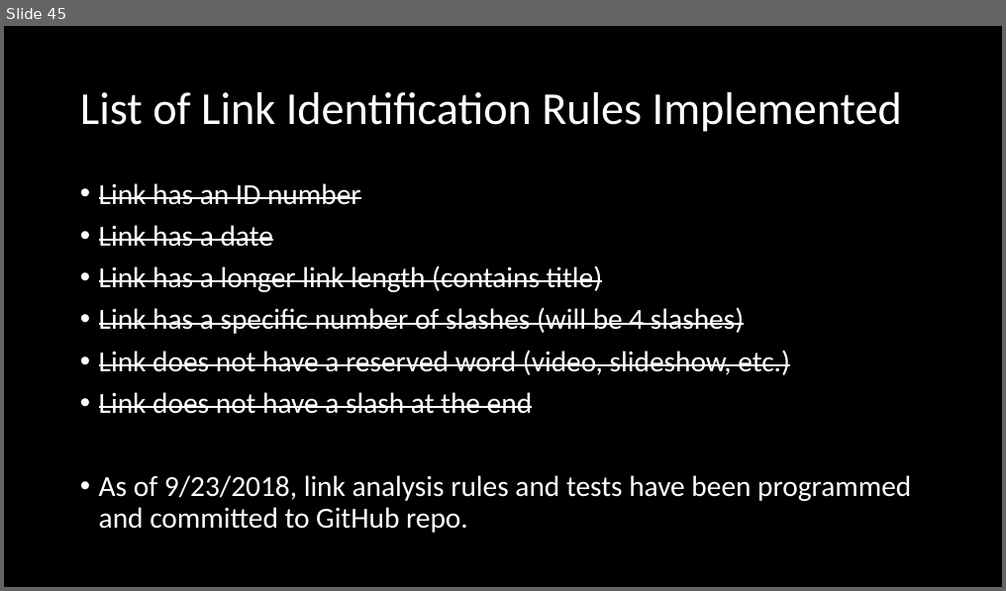
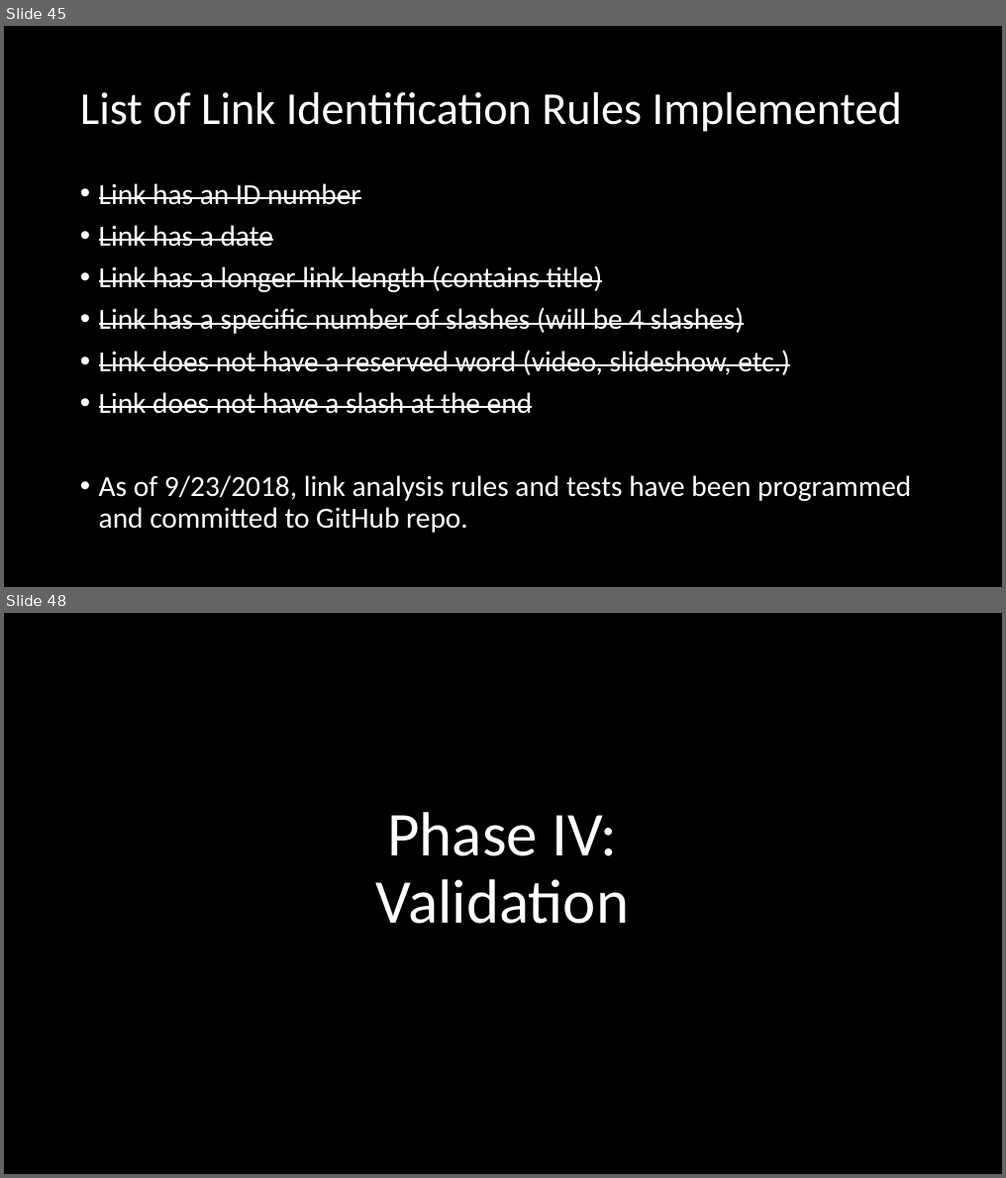
Before and after one commit to nickarummel/CSC499-Rummel-Research, a slide deck: NRummel_PTD.pptx. Shown one above the other, each under a label of ours: slide 45 before the commit, slides 45 and 48 after it; the slides between them are not shown. The pictures are 1006x591 and 1006x1178 pixels, drawn with LibreOffice and Linux fonts; fonts in the diff are those of the drawing. Boxes give left, top, right and bottom in pixels: in the first picture for what was removed or moved away, otherwise in the second. Text is boxed around its words. In the diff, an @@ line names an element or a change of style, - is before the commit and + after.

```diff
--- a/NRummel_PTD.pptx
+++ b/NRummel_PTD.pptx
@@ slide 48 added at bbox=[4, 613, 1002, 1174], background #000000 @@
@@ title added at bbox=[376, 812, 629, 924], 60 pt, text #FFFFFF @@
+Phase IV:
+Validation
```
Also in this commit, not shown: 12 other slides added.
